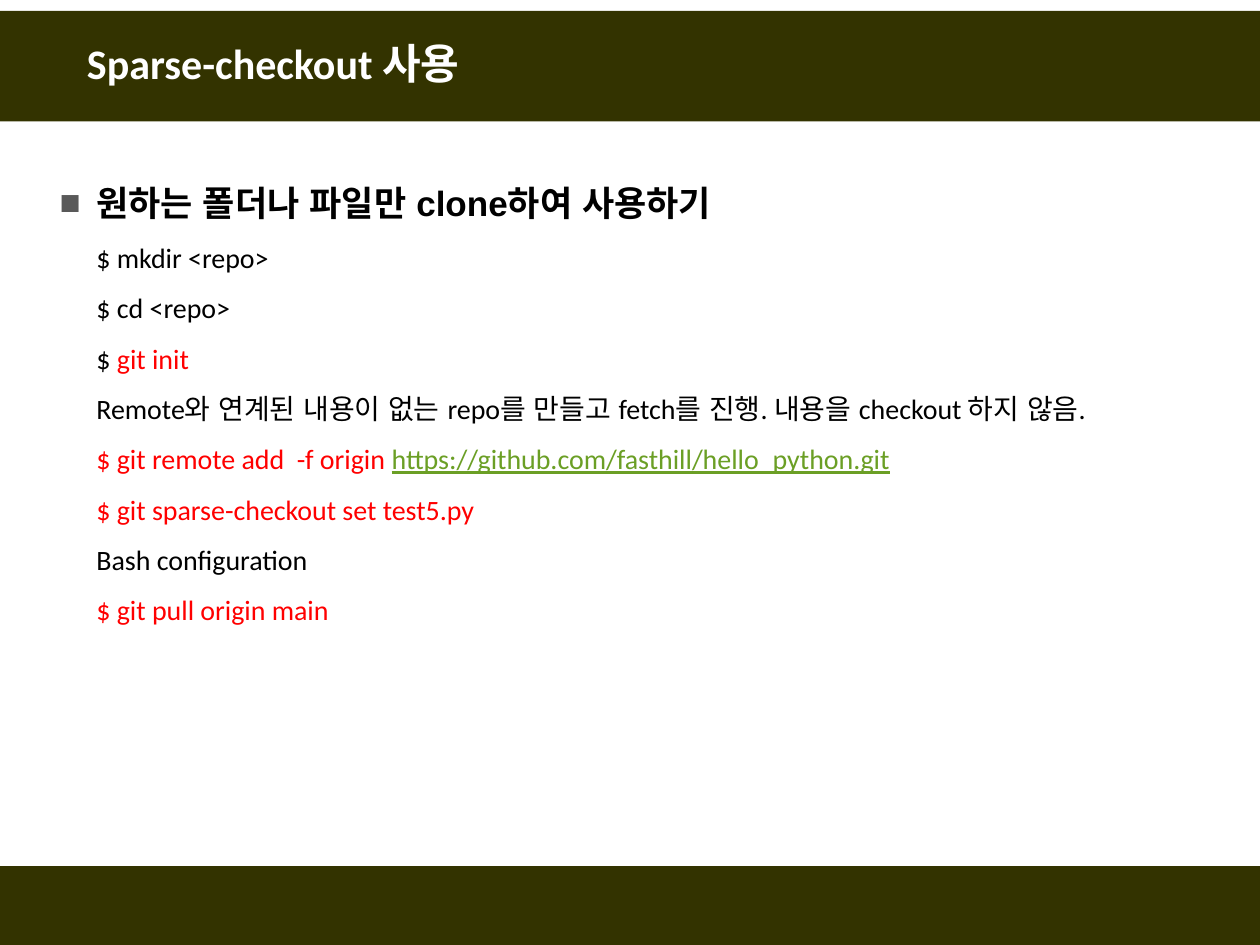
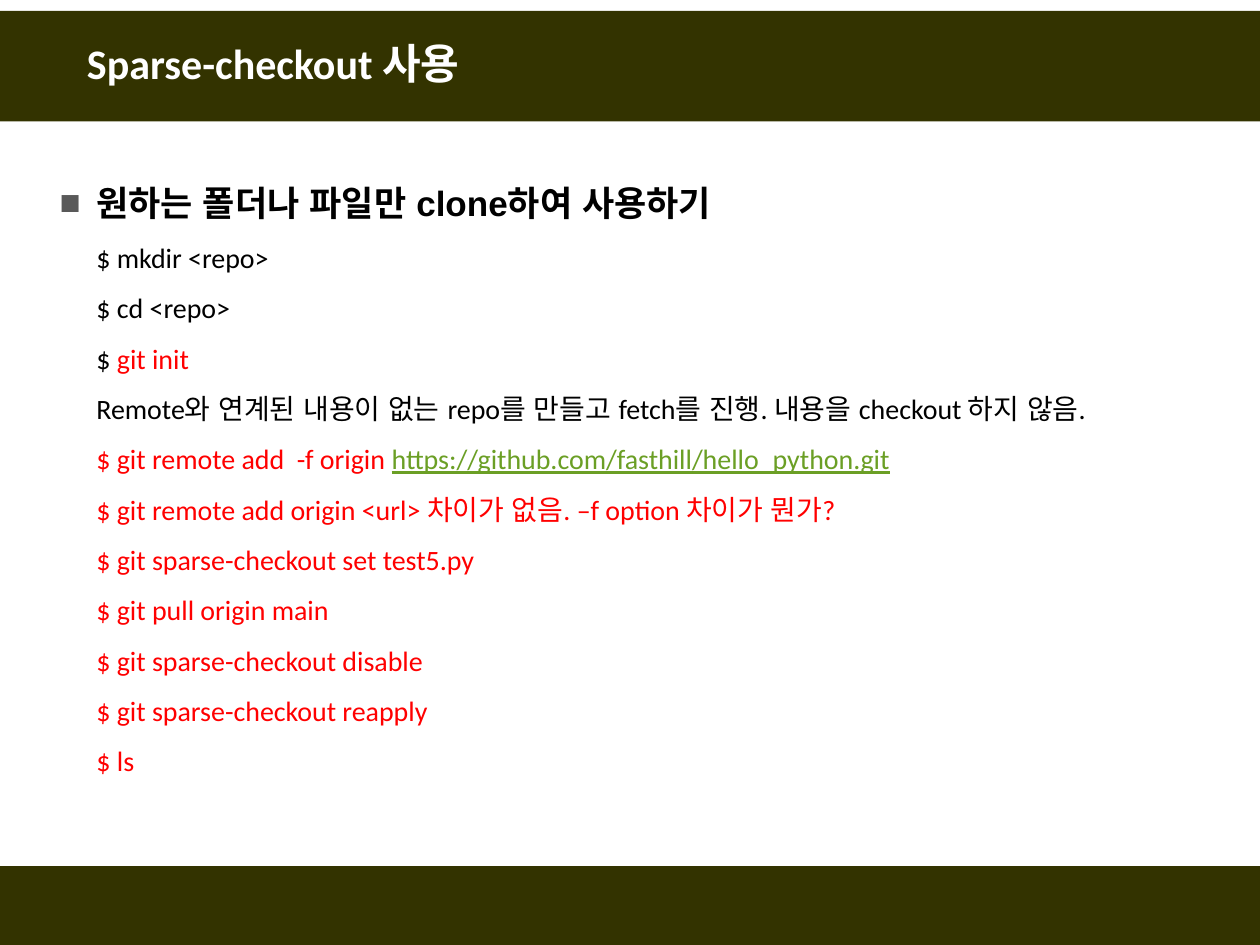
Before and after one commit to fasthill/github-lecture, a slide deck: slide 38 of git및github첫걸음11-명령어모음.pptx (slide 39 before the commit). Drawn at 1260x945 pixels with LibreOffice and Linux fonts; fonts in the diff are those of the drawing. Boxes give left, top, right and bottom in pixels: in the first picture for what was removed or moved away, otherwise in the second. Text is boxed around its words. In the diff, an @@ line names an element or a change of style, - is before the commit and + after.

```diff
--- a/git및github첫걸음11-명령어모음.pptx
+++ b/git및github첫걸음11-명령어모음.pptx
@@ text at bbox=[117, 497, 835, 525]: paragraph added @@
+  $ git remote add origin <url> 차이가 없음. –f option 차이가 뭔가?
@@ text at bbox=[96, 550, 308, 575]: paragraph removed @@
-  Bash configuration
@@ text at bbox=[117, 651, 427, 772]: paragraphs added @@
+  $ git sparse-checkout disable
+  $ git sparse-checkout reapply
+  $ ls
```
Also in this commit, not shown: 1 other slide changed.
